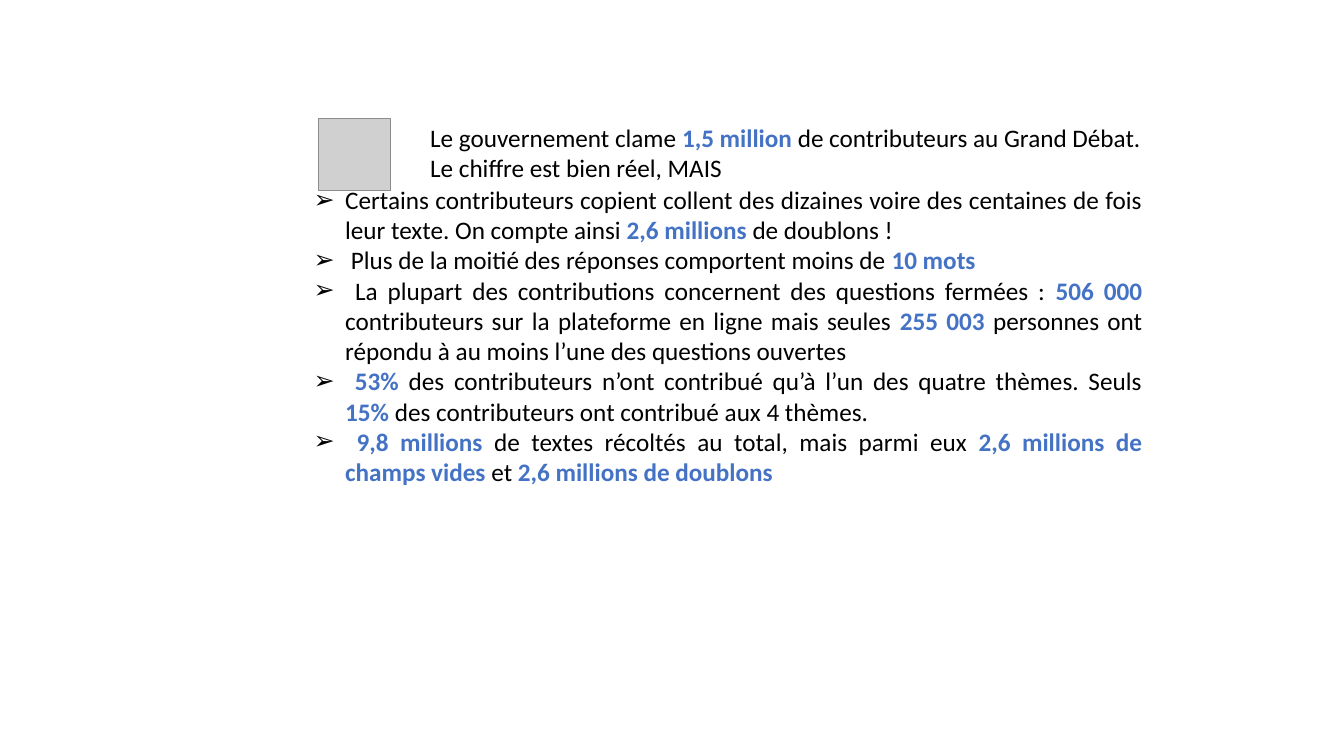
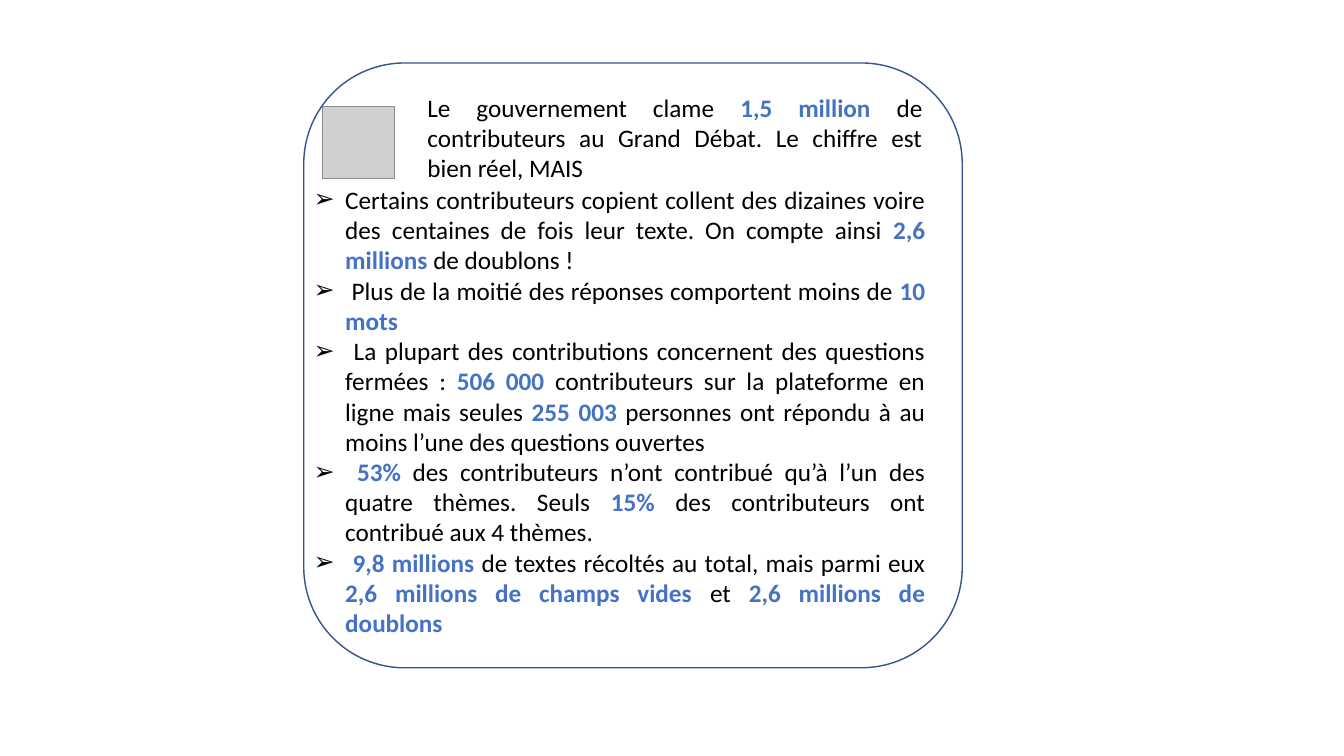
Before and after one commit to GrandDebatAnalyse/GrandDebatAnalyse.github.io, a slide deck: slide 1 of encadrés limites.pptx. Drawn at 1344x756 pixels with LibreOffice and Linux fonts; fonts in the diff are those of the drawing; grey boxes stand for pictures. Boxes give left, top, right and bottom in pixels: in the first picture for what was removed or moved away, otherwise in the second. Text is boxed around its words. In the diff, an @@ line names an element or a change of style, - is before the commit and + after.

```diff
--- a/encadrés limites.pptx
+++ b/encadrés limites.pptx
@@ rounded rectangle added at [303, 63, 962, 667], outline #325491 1 pt @@
@@ text "Le gouvernement clame 1,5 million ...": place and size @@
-text "Le gouvernement clame 1,5 million ..." at [430, 129, 1140, 180]
+text "Le gouvernement clame 1,5 million ..." at [427, 99, 923, 180]
@@ text "Le gouvernement clame 1,5 million ..." at [427, 99, 923, 180]: alignment left to justified @@
@@ picture: place and size @@
-picture at [319, 119, 390, 191]
+picture at [323, 107, 394, 178]
@@ text "Certains contributeurs copient collent des ..." rewrapped from [345, 188, 1142, 485] to [345, 191, 926, 632] @@
```
Also in this commit, not shown: 2 other slides changed, 6 other files.
